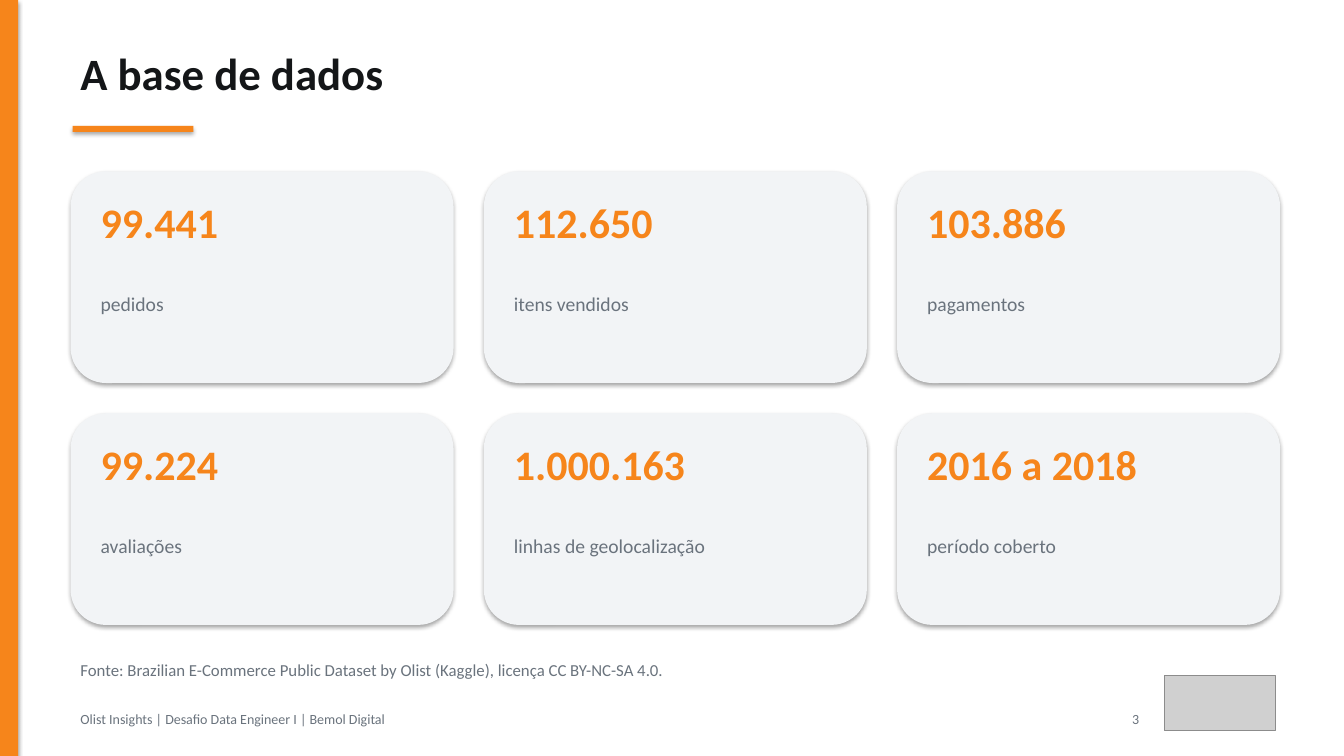
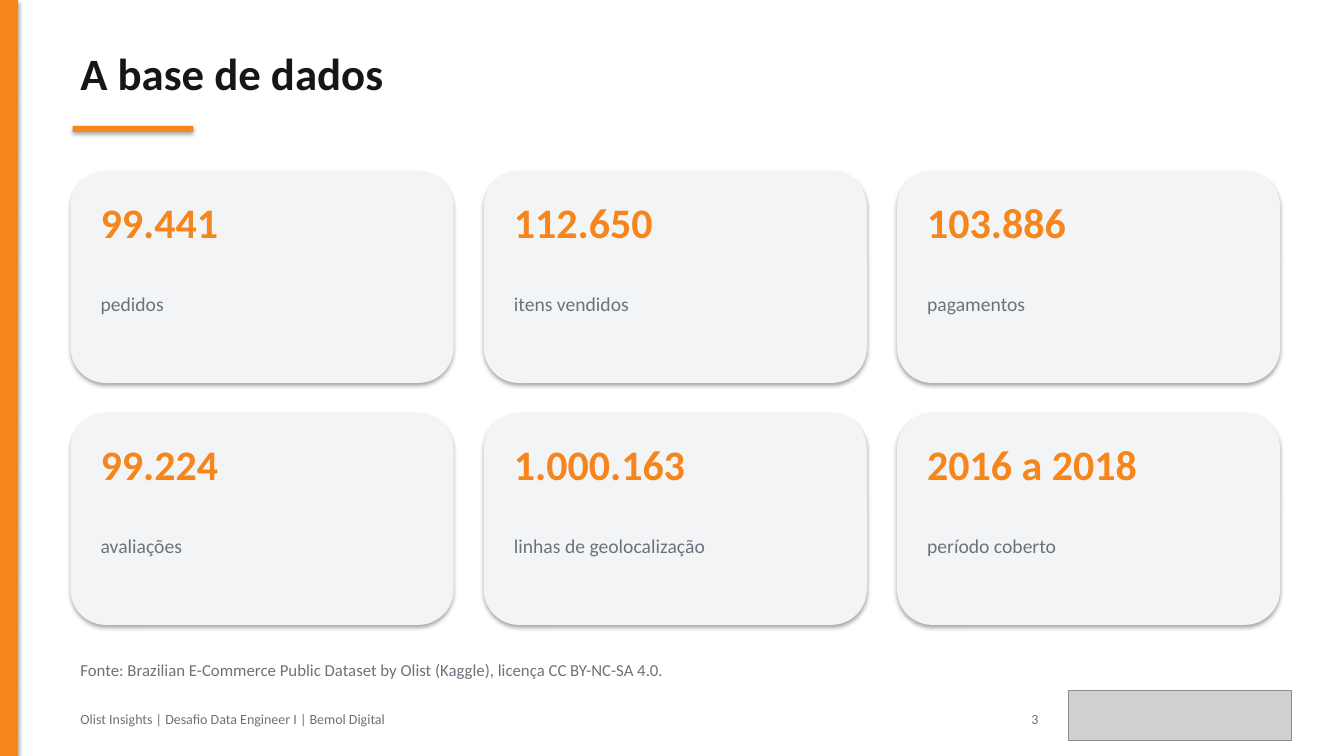
Before and after one commit to JulianaBallin/data-engineer-challenge, a slide deck: slide 3 of docs/apresentacao/apresentacao-olist.pptx. Drawn at 1344x756 pixels with LibreOffice and Linux fonts; fonts in the diff are those of the drawing; grey boxes stand for pictures. Boxes give left, top, right and bottom in pixels: in the first picture for what was removed or moved away, otherwise in the second. Text is boxed around its words. In the diff, an @@ line names an element or a change of style, - is before the commit and + after.

```diff
--- a/docs/apresentacao/apresentacao-olist.pptx
+++ b/docs/apresentacao/apresentacao-olist.pptx
@@ text "3": place and size @@
-text "3" at box(1132, 715, 1139, 724)
+text "3" at box(1031, 715, 1038, 724)
@@ picture: place and size @@
-picture at box(1165, 676, 1275, 731)
+picture at box(1069, 691, 1292, 741)
```
Also in this commit, not shown: 12 other slides changed, 10 other files.
